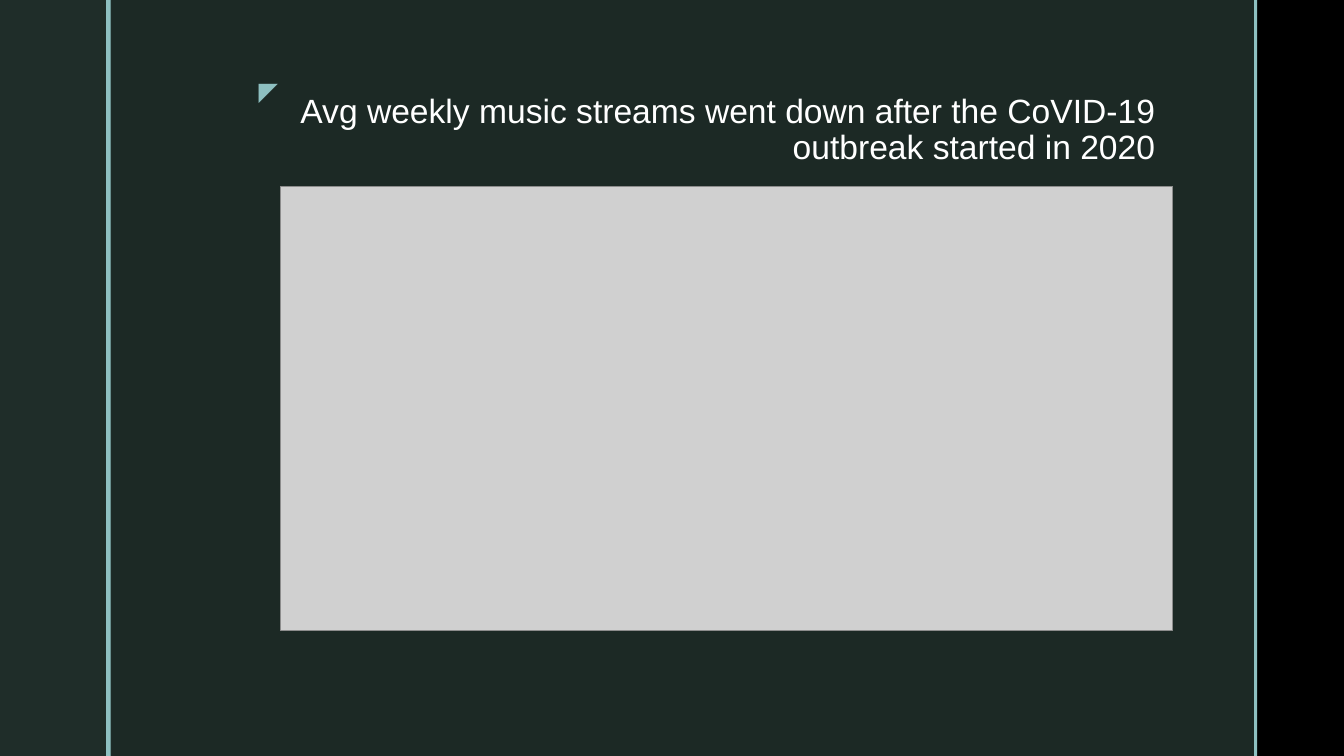
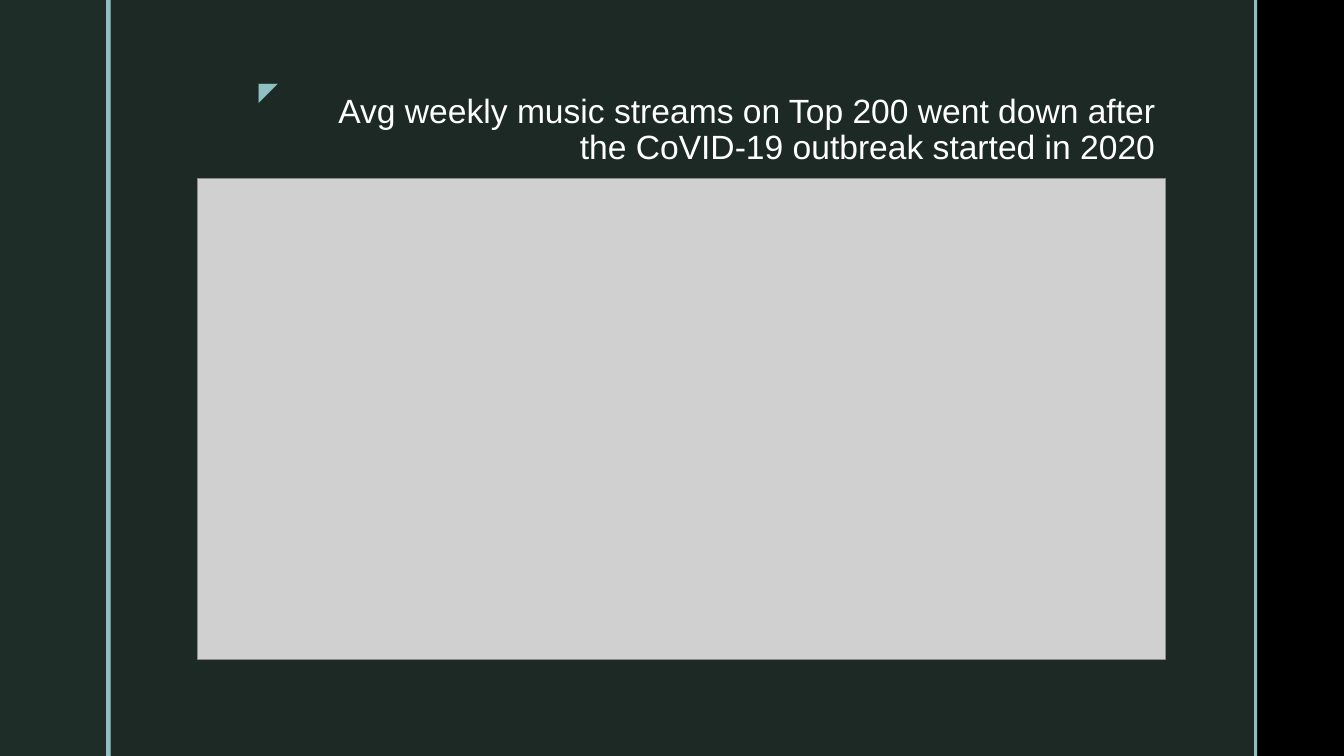
Before and after one commit to dynacao/streaming_spotify, a slide deck: slide 3 of presentation_spotify_YC.pptx. Drawn at 1344x756 pixels with LibreOffice and Linux fonts; fonts in the diff are those of the drawing; grey boxes stand for pictures; background and template pictures are left out. Boxes give left, top, right and bottom in pixels: in the first picture for what was removed or moved away, otherwise in the second. Text is boxed around its words. In the diff, an @@ line names an element or a change of style, - is before the commit and + after.

```diff
--- a/presentation_spotify_YC.pptx
+++ b/presentation_spotify_YC.pptx
@@ title at box(338, 98, 1155, 160): text changed @@
-Avg weekly music streams went down after the CoVID-19 outbreak started in 2020
+Avg weekly music streams on Top 200 went down after the CoVID-19 outbreak started in 2020
@@ picture: place and size @@
-picture at box(280, 187, 1173, 631)
+picture at box(198, 178, 1166, 659)
```
Also in this commit, not shown: 3 other slides changed, 8 slides added, 2 slides removed, 1 other file.
